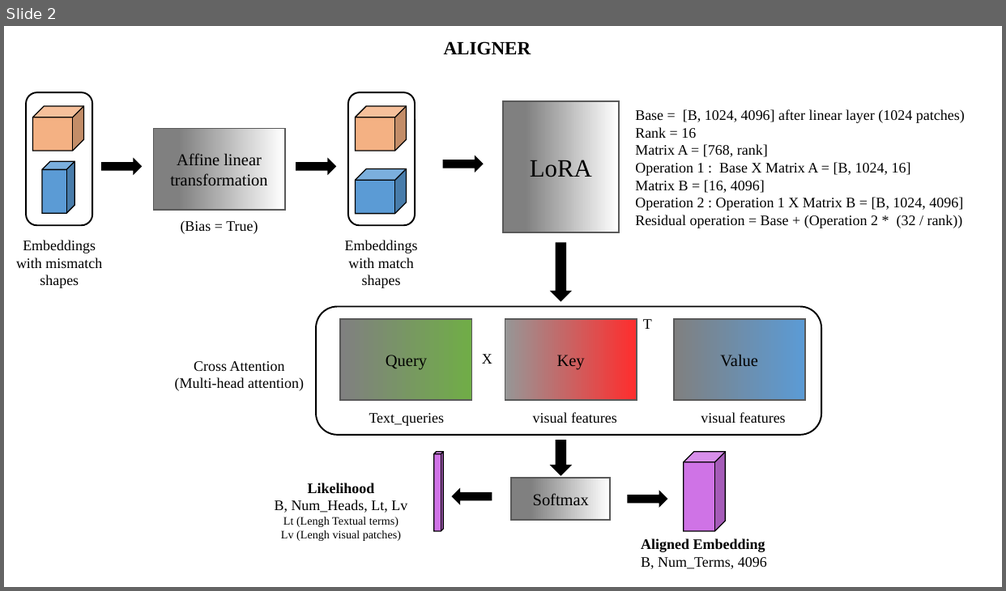
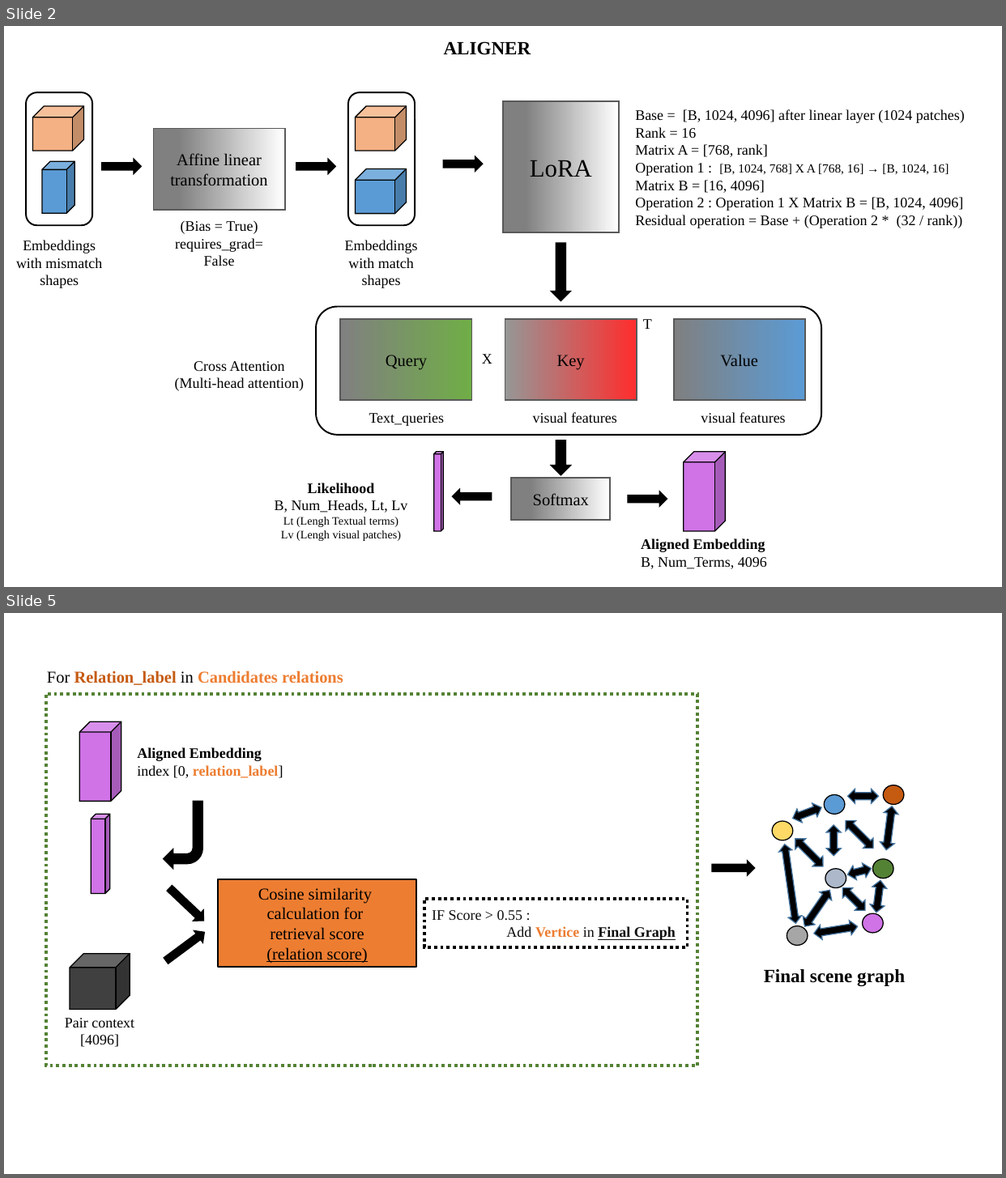
Before and after one commit to GabrielFerrante/SceneEmbed-Up, a slide deck: Diagram.pptx. Shown one above the other, each under a label of ours: slide 2 before the commit, slides 2 and 5 after it; the slides between them are not shown. The pictures are 1006x591 and 1006x1178 pixels, drawn with LibreOffice and Linux fonts; fonts in the diff are those of the drawing. Boxes give left, top, right and bottom in pixels: in the first picture for what was removed or moved away, otherwise in the second. Text is boxed around its words. In the diff, an @@ line names an element or a change of style, - is before the commit and + after.

```diff
--- a/Diagram.pptx
+++ b/Diagram.pptx
@@ slide 5 added at (4, 613, 1002, 1174), background #FFFFFF @@
@@ text added at (47, 671, 343, 685), 16 pt, text #ED7D31, bold @@
+For Relation_label in Candidates relations
@@ rectangle added at (46, 694, 698, 1066), outline #548235 3 pt dashed, 18 pt, text #FFFFFF @@
+S
@@ cube added at (79, 722, 121, 801), fill #CF73E6, outline #000000 1 pt @@
@@ text added at (137, 747, 283, 778), 14 pt, text #000000, bold @@
+Aligned Embedding
+index [0, relation_label]
@@ bent arrow added at (164, 802, 203, 869), fill #000000, outline #000000 1 pt @@
@@ left right arrow added at (790, 800, 824, 824), fill #000000, outline #43739E 1 pt @@
@@ ellipse added at (825, 795, 846, 815), fill #5B9BD5, outline #000000 1 pt @@
@@ left right arrow added at (848, 789, 879, 803), fill #000000, outline #43739E 1 pt @@
@@ left right arrow added at (880, 806, 899, 851), fill #000000, outline #43739E 1 pt @@
@@ ellipse added at (884, 786, 905, 805), fill #C55A11, outline #000000 1 pt @@
@@ cube added at (91, 815, 109, 894), fill #CF73E6, outline #000000 1 pt @@
@@ ellipse added at (772, 821, 793, 841), fill #FFD966, outline #000000 1 pt @@
@@ left right arrow added at (827, 825, 841, 855), fill #000000, outline #43739E 1 pt @@
@@ left right arrow added at (841, 815, 879, 853), fill #000000, outline #43739E 1 pt @@
@@ left right arrow added at (778, 843, 803, 925), fill #000000, outline #43739E 1 pt @@
@@ left right arrow added at (791, 834, 829, 871), fill #000000, outline #43739E 1 pt @@
@@ rectangle added at (217, 879, 416, 967), fill #ED7D31, outline #000000 1.5 pt, 16 pt, text #000000 @@
+Cosine similarity
+calculation for
+retrieval score
+(relation score)
@@ right arrow added at (712, 861, 755, 875), fill #000000, outline #000000 1 pt @@
@@ ellipse added at (825, 869, 846, 888), fill #ADB9CA, outline #000000 1 pt @@
@@ left right arrow added at (846, 862, 873, 882), fill #000000, outline #43739E 1 pt @@
@@ left right arrow added at (870, 879, 888, 914), fill #000000, outline #43739E 1 pt @@
@@ ellipse added at (873, 859, 894, 879), fill #548235, outline #000000 1 pt @@
@@ right arrow added at (164, 884, 209, 926), fill #000000, outline #000000 1 pt @@
@@ rectangle added at (424, 899, 688, 948), outline #000000 3 pt dashed, 14 pt, text #0D0D0D @@
+IF Score > 0.55 :
+Add Vertice in Final Graph
@@ left right arrow added at (799, 886, 836, 931), fill #000000, outline #43739E 1 pt @@
@@ left right arrow added at (837, 884, 870, 915), fill #000000, outline #43739E 1 pt @@
@@ right arrow added at (161, 926, 209, 967), fill #000000, outline #000000 1 pt @@
@@ ellipse added at (787, 926, 808, 945), fill #A6A6A6, outline #000000 1 pt @@
@@ left right arrow added at (813, 919, 859, 940), fill #000000, outline #43739E 1 pt @@
@@ ellipse added at (863, 914, 884, 934), fill #CF73E6, outline #000000 1 pt @@
@@ cube added at (70, 954, 130, 1009), fill #404040, outline #000000 1 pt @@
@@ text added at (764, 969, 905, 986), 18 pt, text #000000, bold @@
+Final scene graph
@@ text added at (65, 1018, 134, 1047), 14 pt, text #000000 @@
+Pair context
+[4096]
@@ slide 2 changed as well @@
@@ text at (635, 163, 949, 176): text changed; size 14 to 12 pt @@
-Operation 1 : Base X Matrix A = [B, 1024, 16]
+Operation 1 : [B, 1024, 768] X A [768, 16] → [B, 1024, 16]
@@ text at (175, 238, 263, 266): paragraph added @@
+requires_grad=False
```
Also in this commit, not shown: 2 other slides changed, 1 other slide added, 8 other files.
